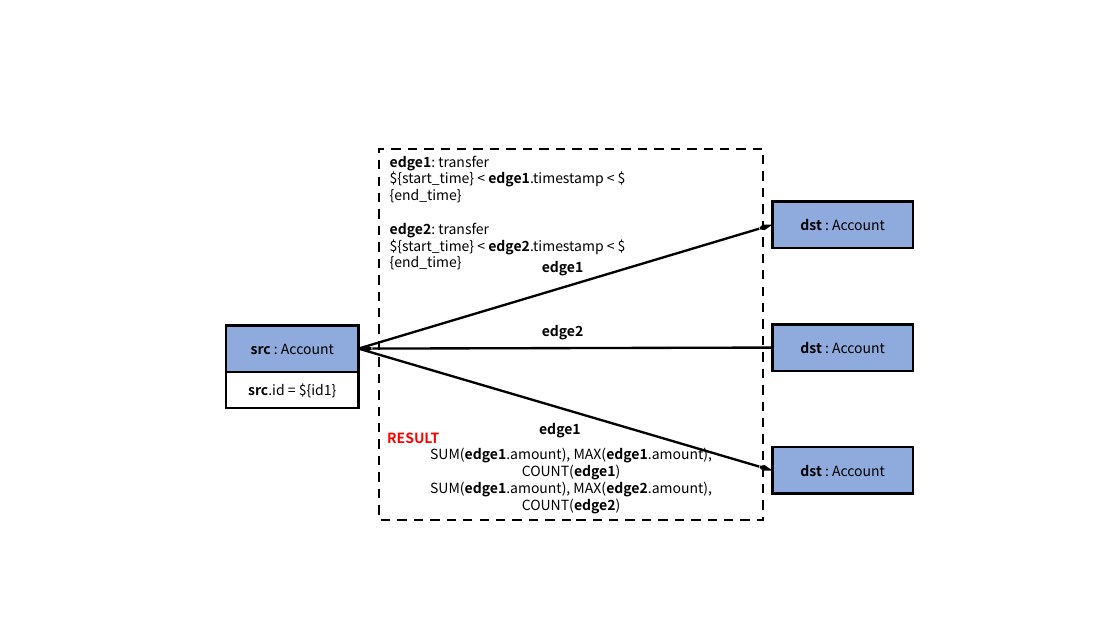
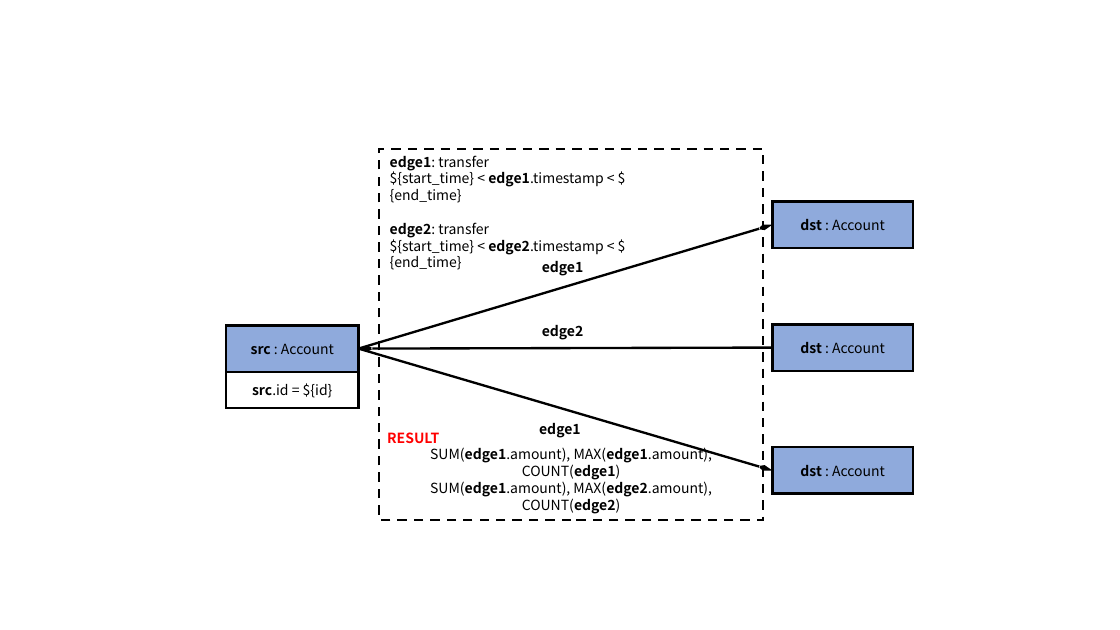
Before and after one commit to ldbc/ldbc_finbench_docs, a slide deck: slide 3 of patterns/transaction-simple-read.pptx. Drawn at 1120x630 pixels with LibreOffice and Linux fonts; fonts in the diff are those of the drawing. Boxes give left, top, right and bottom in pixels: in the first picture for what was removed or moved away, otherwise in the second. Text is boxed around its words. In the diff, an @@ line names an element or a change of style, - is before the commit and + after.

```diff
--- a/patterns/transaction-simple-read.pptx
+++ b/patterns/transaction-simple-read.pptx
@@ text in rectangle at [252, 383, 333, 398]: text changed @@
-src.id = ${id1}
+src.id = ${id}
```
Also in this commit, not shown: 13 other files.
